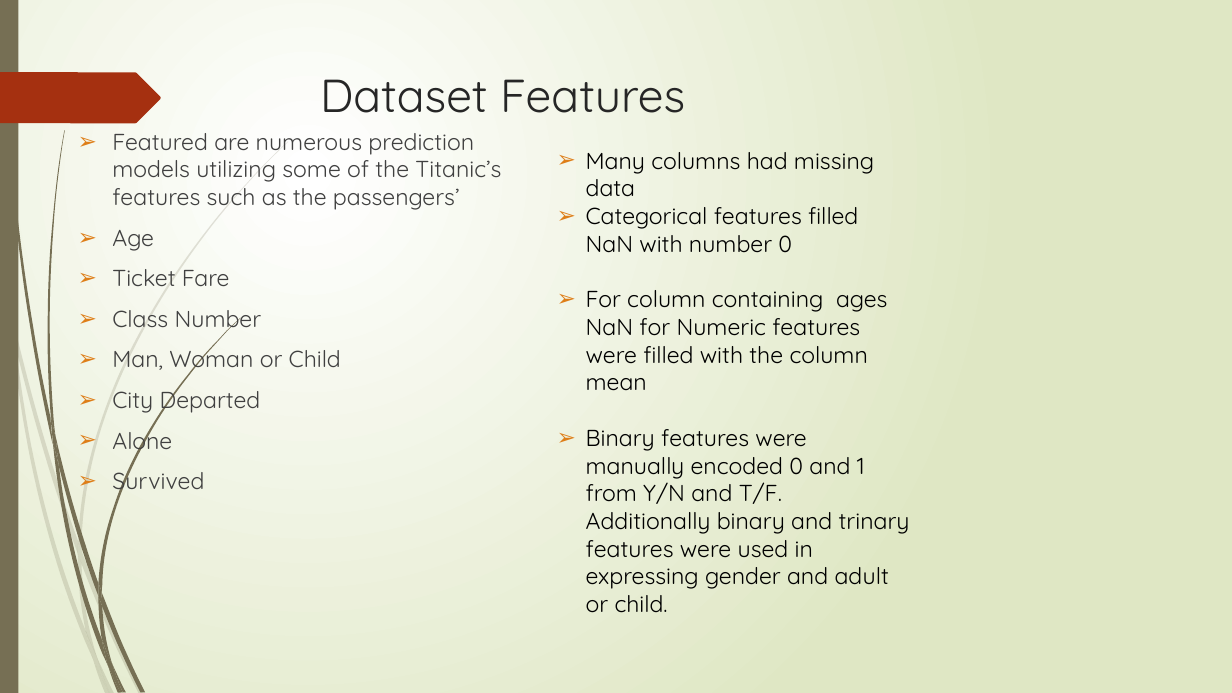
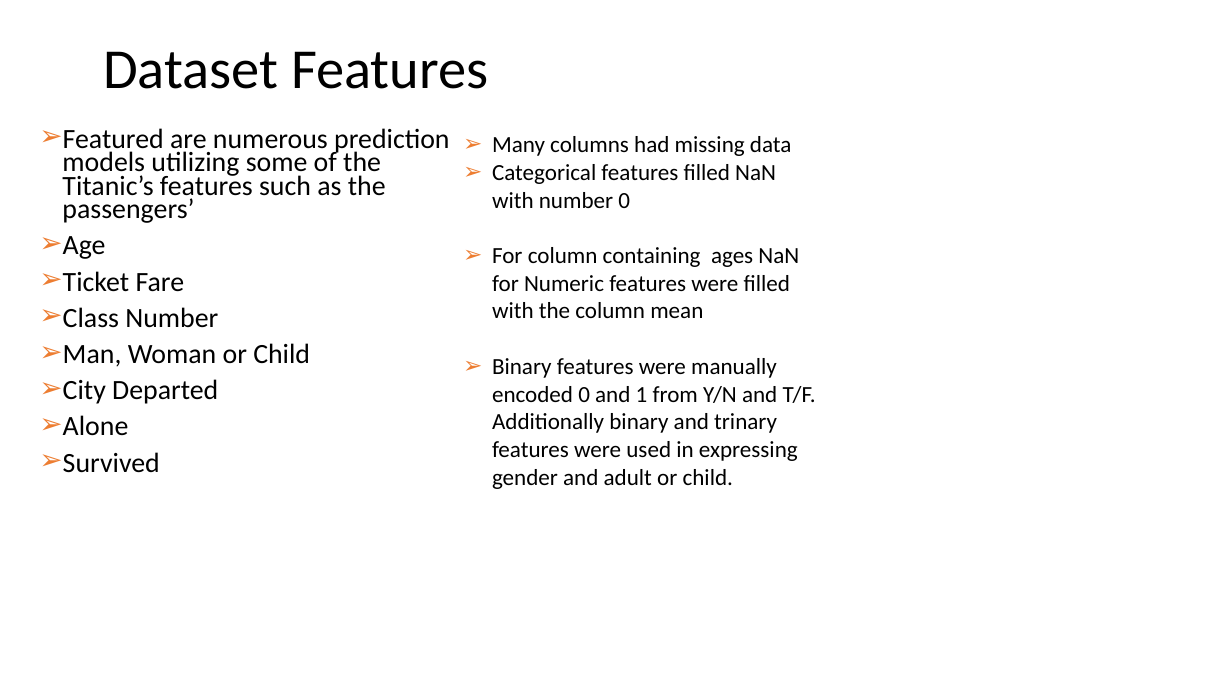
Before and after one commit to ezzanger/Supervised-Learning-Capstones, a slide deck: slide 3 of Supervised_Learning.pptx. Drawn at 1232x693 pixels with LibreOffice and Linux fonts; fonts in the diff are those of the drawing. Boxes give left, top, right and bottom in pixels: in the first picture for what was removed or moved away, otherwise in the second. Text is boxed around its words. In the diff, an @@ line names an element or a change of style, - is before the commit and + after.

```diff
--- a/Supervised_Learning.pptx
+++ b/Supervised_Learning.pptx
@@ background gradient #FFFFFF to #DFE8C4 to #FFFFFF @@
@@ rectangle removed at <box>0,0,18,693</box> @@
@@ title "Dataset Features": place and size @@
-title "Dataset Features" at <box>320,79,685,113</box>
+title "Dataset Features" at <box>103,51,488,89</box>
@@ title "Dataset Features" at <box>103,51,488,89</box>: size 36 to 44 pt, font Quicksand to Calibri, text colour #262626 to #000000; line spacing 1 to 0.9; vertical alignment top to middle @@
@@ freeform shape removed at <box>0,72,161,123</box> @@
@@ text "Featured are numerous prediction models ...": place and size @@
-text "Featured are numerous prediction models ..." at <box>112,133,501,495</box>
+text "Featured are numerous prediction models ..." at <box>62,128,449,473</box>
@@ text "Featured are numerous prediction models ..." at <box>62,128,449,473</box>: size 18 to 21.7 pt, font Quicksand to Calibri, text colour #404040 to #000000; indent changed; line spacing 1 to 0.7; bullet colour #DE7E18 to #ED7D31 @@
@@ text "Many columns had missing data": place and size @@
-text "Many columns had missing data" at <box>586,152,910,613</box>
+text "Many columns had missing data" at <box>492,136,816,489</box>
@@ text "Many columns had missing data" at <box>492,136,816,489</box>: font Quicksand to Calibri; bullet colour #DE7E18 to #ED7D31 @@
@@ group removed at <box>0,141,288,693</box>: 10 freeform shapes @@
@@ group removed at <box>3,0,240,693</box>: 12 freeform shapes @@
```
Also in this commit, not shown: 15 other slides changed, 4 slides added, 3 slides removed, 1 other file.
